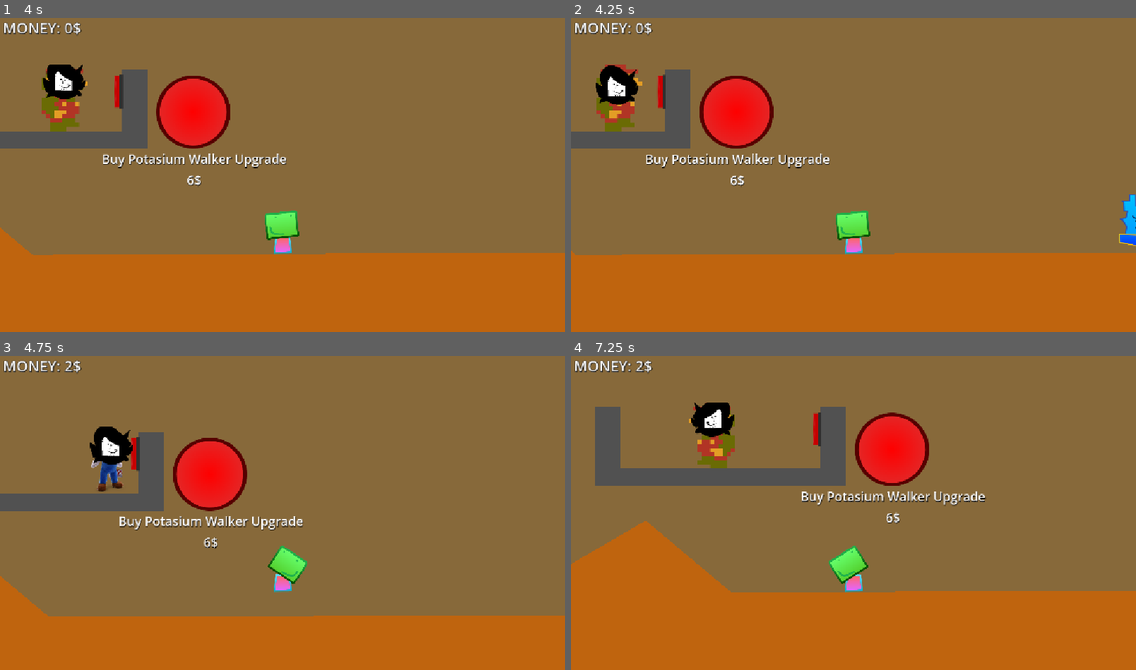
Above: before the commit, frames 1-4 (two rows, left to right).
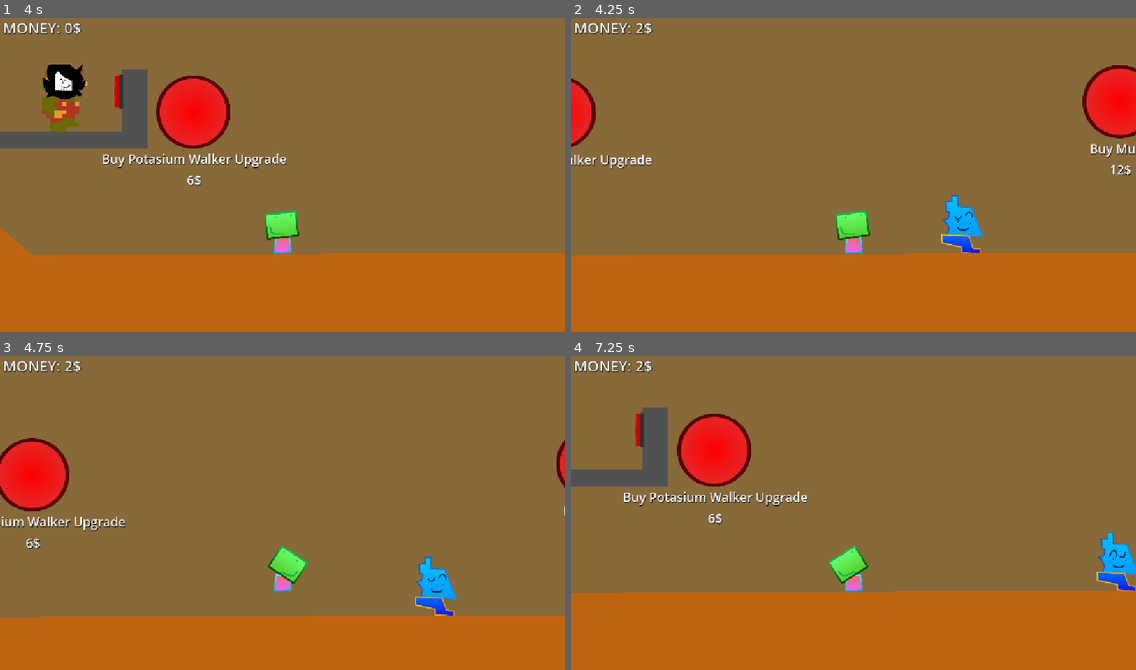
Above: after the commit, the same moments.

Repository: gubrey/feelin-tycoonish
Game: Godot game, scene res://main.tscn
The game is run twice, just before and just after one commit, with the same random seed, the same clock (stepped at 60 frames per second) and the same inputs. Sound files missing from this copy of the repository are replaced by a short silence.
Inputs (mouse positions are in pixels of both pictures, inside the frame that each line leads up to):
- Up to frame 1 (4 s): move the mouse to (406, 112) at 0.52 s; hold D (player_right) 0.53-2.03 s; click (406, 112) at 0.67 s; tap W (player_jump) at 0.77, 1.52, 3.02, 3.77 s; move the mouse to (327, 140) at 1.27 s; click (327, 140) at 1.42 s; move the mouse to (339, 102) at 2.02 s; hold A (player_left) 2.03-2.78 s; move the mouse to (254, 237) at 2.77 s; hold D (player_right) from 2.78 s (still down); click (254, 237) at 2.92 s; move the mouse to (452, 222) at 3.52 s
- Up to frame 2 (4.25 s): keep holding D (player_right); tap Tab (debug_speed, bound only after the commit) at 4.15 s
- Up to frame 3 (4.75 s): move the mouse to (113, 462) at 4.27 s; release D (player_right) at 4.28 s; hold A (player_left) from 4.28 s (still down); tap W (player_jump) at 4.52 s
- Up to frame 4 (7.25 s): move the mouse to (881, 509) at 5.02 s; release A (player_left) at 5.03 s; hold D (player_right) 5.03-5.78 s; click (881, 509) at 5.17 s; move the mouse to (768, 431) at 5.77 s; hold A (player_left) from 5.78 s (still down); tap W (player_jump) at 6.02, 6.77 s; move the mouse to (977, 494) at 6.52 s

Frame 1 is identical in both runs. In frame 2, 11% of the frame differs, in the area x 0-100%, y 1-76%; in frame 3, 11%; in frame 4, 16%, in the area x 0-100%, y 14-76%.

Commit message:
tab to speed up

Diff:
--- a/global/game.gd
+++ b/global/game.gd
@@ -31,3 +31,10 @@
 func buy_buyable(id: String) -> void:
 	buyable_bought_list.append(id)
 	buyable_bought.emit()
+
+func _process(_delta: float) -> void:
+	# if we're holding TAB (defined in project settings)
+	if Input.is_action_pressed("debug_speed") and OS.is_debug_build():
+		Engine.time_scale = 25
+	else:
+		Engine.time_scale = 1
--- a/project.godot
+++ b/project.godot
@@ -46,5 +46,11 @@
 "deadzone": 0.2,
 "events": [Object(InputEventKey,"resource_local_to_scene":false,"resource_name":"","device":-1,"window_id":0,"alt_press …(192 unchanged characters)…
 , Object(InputEventKey,"resource_local_to_scene":false,"resource_name":"","device":-1,"window_id":0,"alt_pressed":false …(182 unchanged characters)…
+, Object(InputEventKey,"resource_local_to_scene":false,"resource_name":"","device":-1,"window_id":0,"alt_pressed":false,"shift_pressed":false,"ctrl_pressed":false,"meta_pressed":false,"pressed":false,"keycode":0,"physical_keycode":4194320,"key_label":0,"unicode":0,"location":0,"echo":false,"script":null)
 ]
 }
+debug_speed={
+"deadzone": 0.2,
+"events": [Object(InputEventKey,"resource_local_to_scene":false,"resource_name":"","device":-1,"window_id":0,"alt_pressed":false,"shift_pressed":false,"ctrl_pressed":false,"meta_pressed":false,"pressed":false,"keycode":0,"physical_keycode":4194306,"key_label":0,"unicode":0,"location":0,"echo":false,"script":null)
+]
+}
